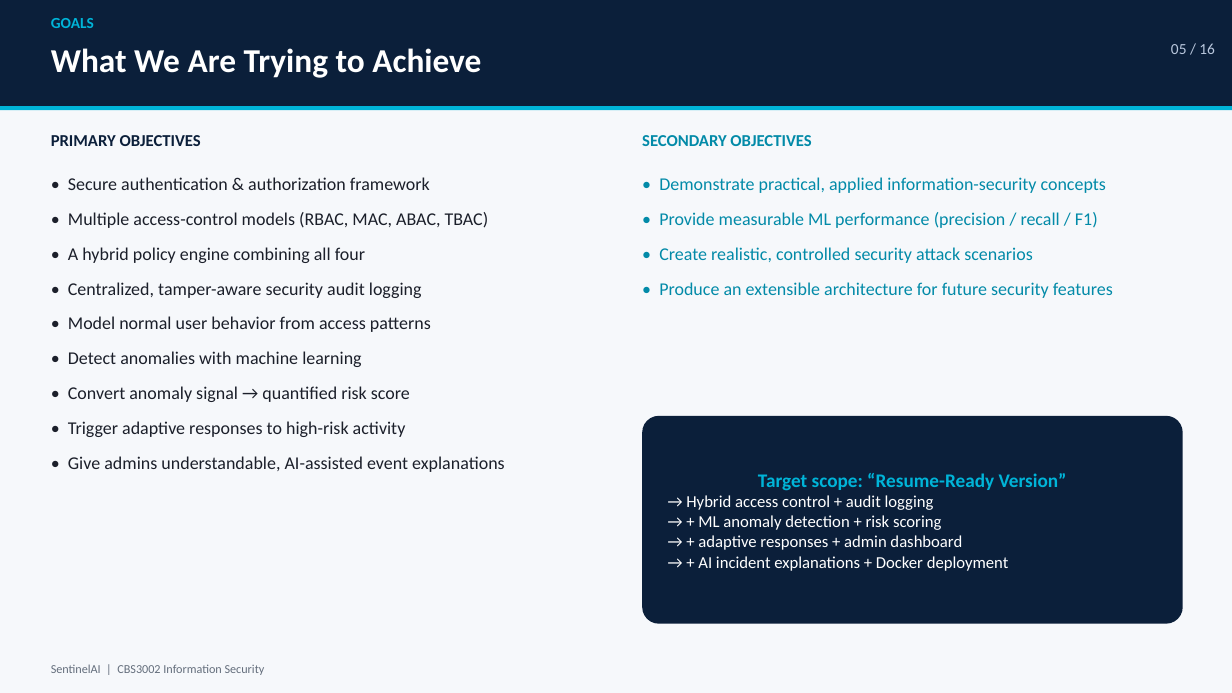
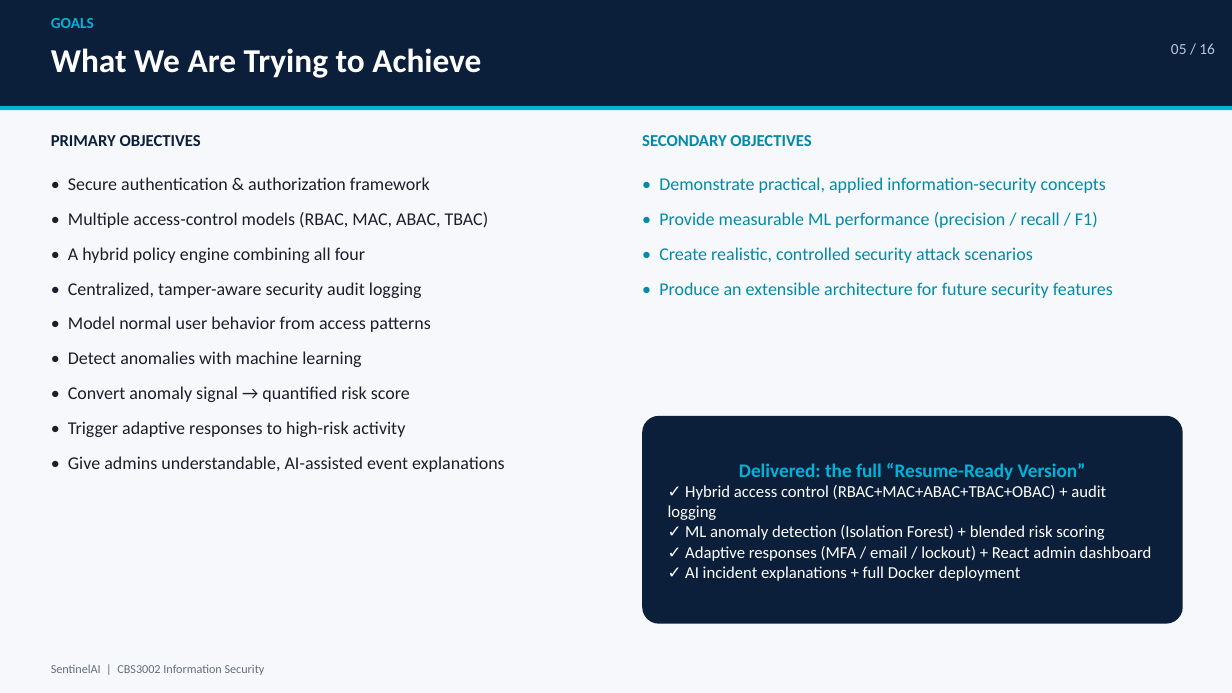
Before and after one commit to atul-23012006/Sentinel-AI, a slide deck: slide 5 of SentinelAI_Presentation.pptx. Drawn at 1232x693 pixels with LibreOffice and Linux fonts; fonts in the diff are those of the drawing. Boxes give left, top, right and bottom in pixels: in the first picture for what was removed or moved away, otherwise in the second. Text is boxed around its words. In the diff, an @@ line names an element or a change of style, - is before the commit and + after.

```diff
--- a/SentinelAI_Presentation.pptx
+++ b/SentinelAI_Presentation.pptx
@@ text in rounded rectangle at (x1=668, y1=463, x2=1152, y2=581): text changed @@
-Target scope: “Resume-Ready Version”
-→ Hybrid access control + audit logging
-→ + ML anomaly detection + risk scoring
-→ + adaptive responses + admin dashboard
-→ + AI incident explanations + Docker deployment
+Delivered: the full “Resume-Ready Version”
+✓ Hybrid access control (RBAC+MAC+ABAC+TBAC+OBAC) + audit logging
+✓ ML anomaly detection (Isolation Forest) + blended risk scoring
+✓ Adaptive responses (MFA / email / lockout) + React admin dashboard
+✓ AI incident explanations + full Docker deployment
```
Also in this commit, not shown: 10 other slides changed, 20 other files.
